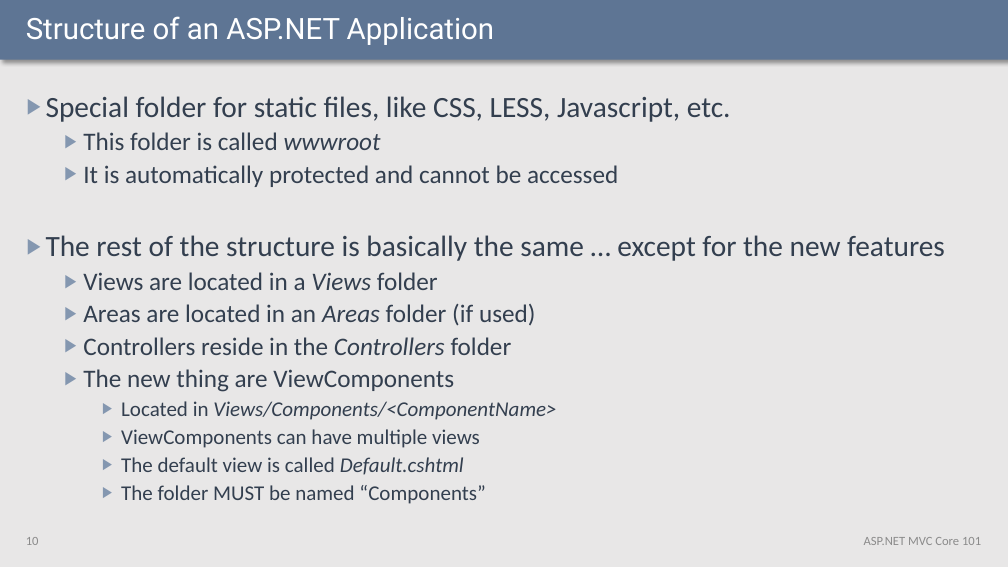
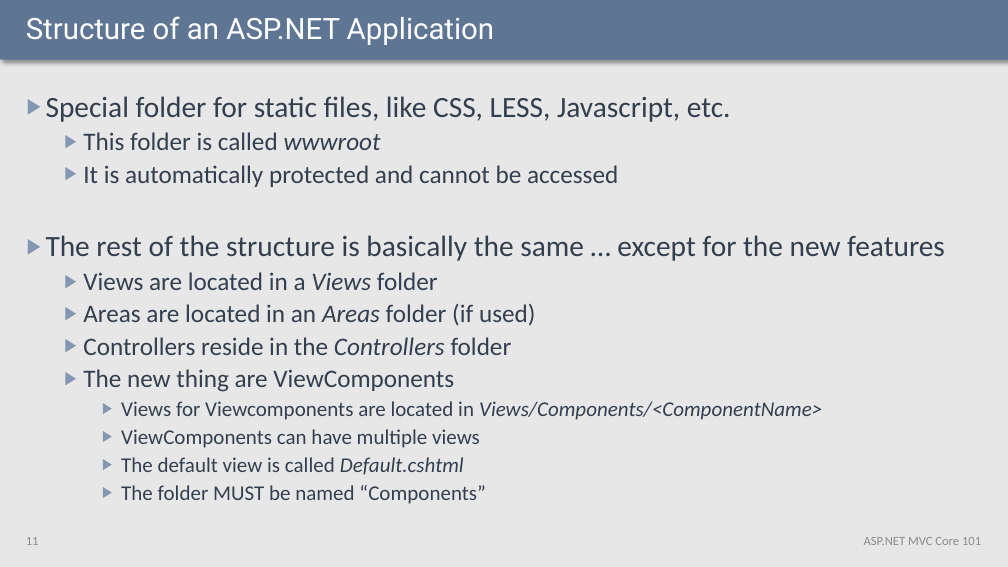
Before and after one commit to fjeller/Smarthouse.AspnetCore.Samples, a slide deck: slide 11 of __Slides/ASPNET.Core.101b.pptx (slide 10 before the commit). Drawn at 1008x567 pixels with LibreOffice and Linux fonts; fonts in the diff are those of the drawing. Boxes give left, top, right and bottom in pixels: in the first picture for what was removed or moved away, otherwise in the second. Text is boxed around its words. In the diff, an @@ line names an element or a change of style, - is before the commit and + after.

```diff
--- a/__Slides/ASPNET.Core.101b.pptx
+++ b/__Slides/ASPNET.Core.101b.pptx
@@ text at (x1=121, y1=401, x2=822, y2=420): text changed; italic off @@
-    ▶ Located in Views/Components/<ComponentName>
+    ▶ Views for Viewcomponents are located in Views/Components/<ComponentName>
@@ page number at (x1=26, y1=537, x2=39, y2=545): text changed @@
-10
+11
```
Also in this commit, not shown: 6 other slides changed, 11 slides added.
